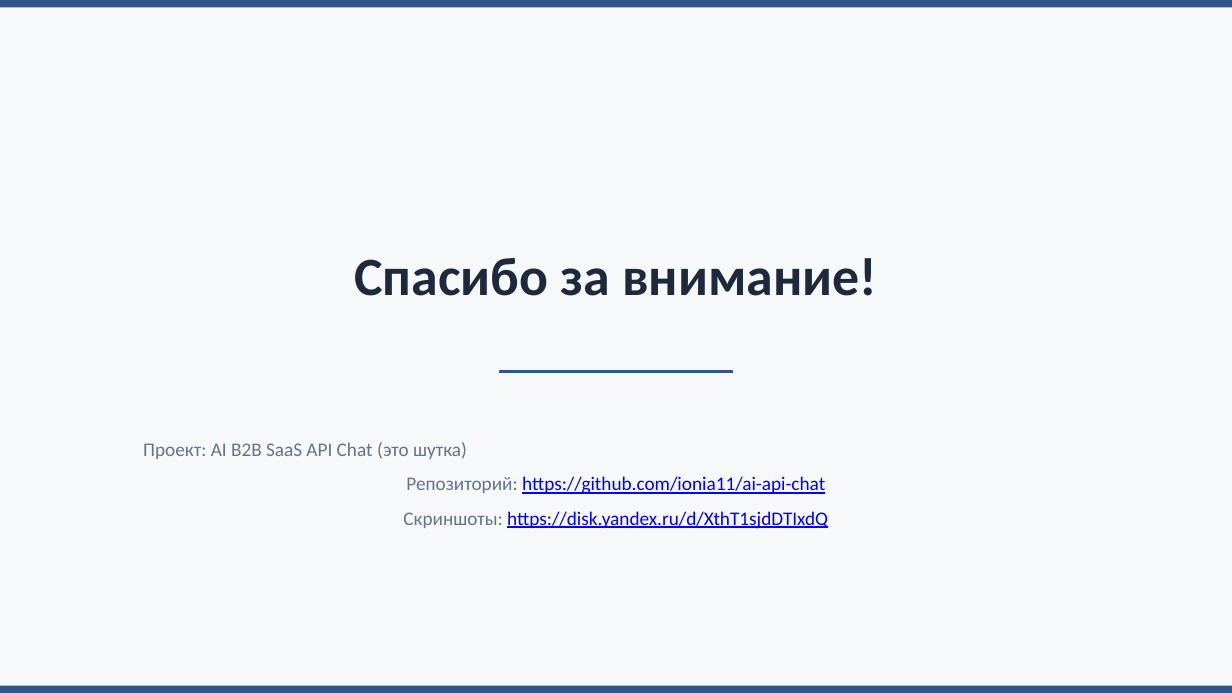
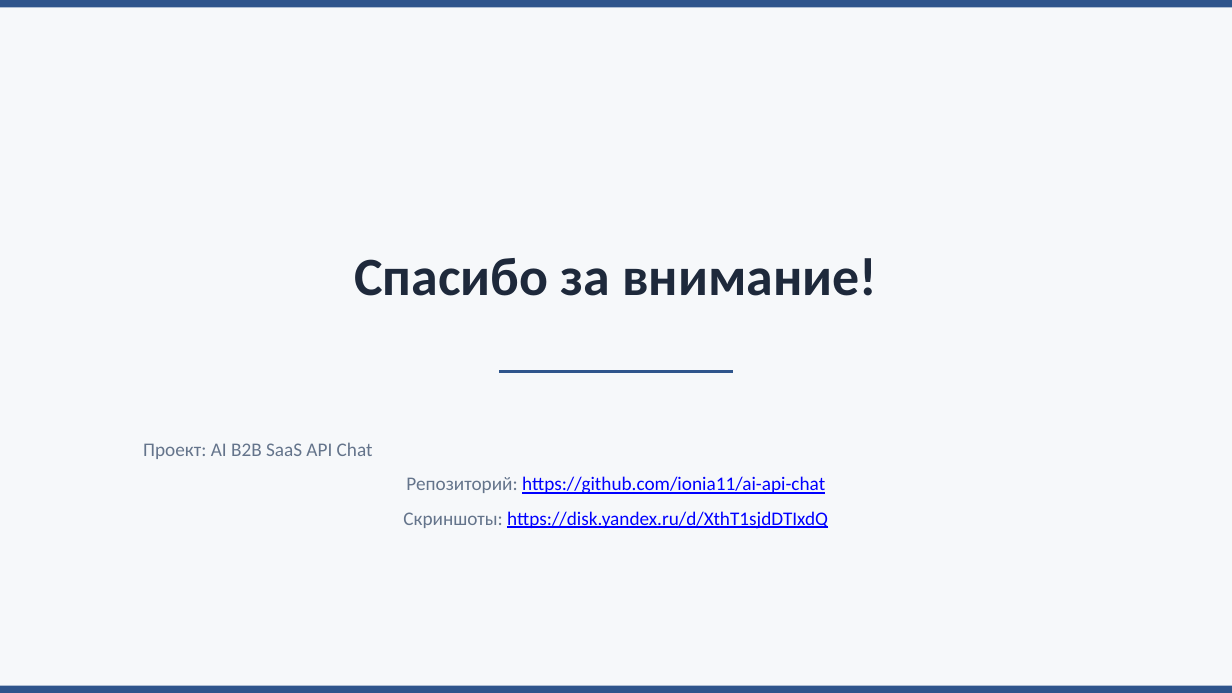
Before and after one commit to ionia11/ai-api-chat, a slide deck: slide 13 of Doc/AI B2B SaaS API Chat.pptx. Drawn at 1232x693 pixels with LibreOffice and Linux fonts; fonts in the diff are those of the drawing. Boxes give left, top, right and bottom in pixels: in the first picture for what was removed or moved away, otherwise in the second. Text is boxed around its words. In the diff, an @@ line names an element or a change of style, - is before the commit and + after.

```diff
--- a/Doc/AI B2B SaaS API Chat.pptx
+++ b/Doc/AI B2B SaaS API Chat.pptx
@@ text at <box>143,442,825,494</box>: text changed; text colour #64748B to #0000FF @@
-Проект: AI B2B SaaS API Chat (это шутка)
-Репозиторий: https://github.com/ionia11/ai-api-chat
+Проект: AI B2B SaaS API Chat
+Репозиторий: https://github.com/ionia11/ai-api-chat
```
Also in this commit, not shown: 4 other slides changed.
